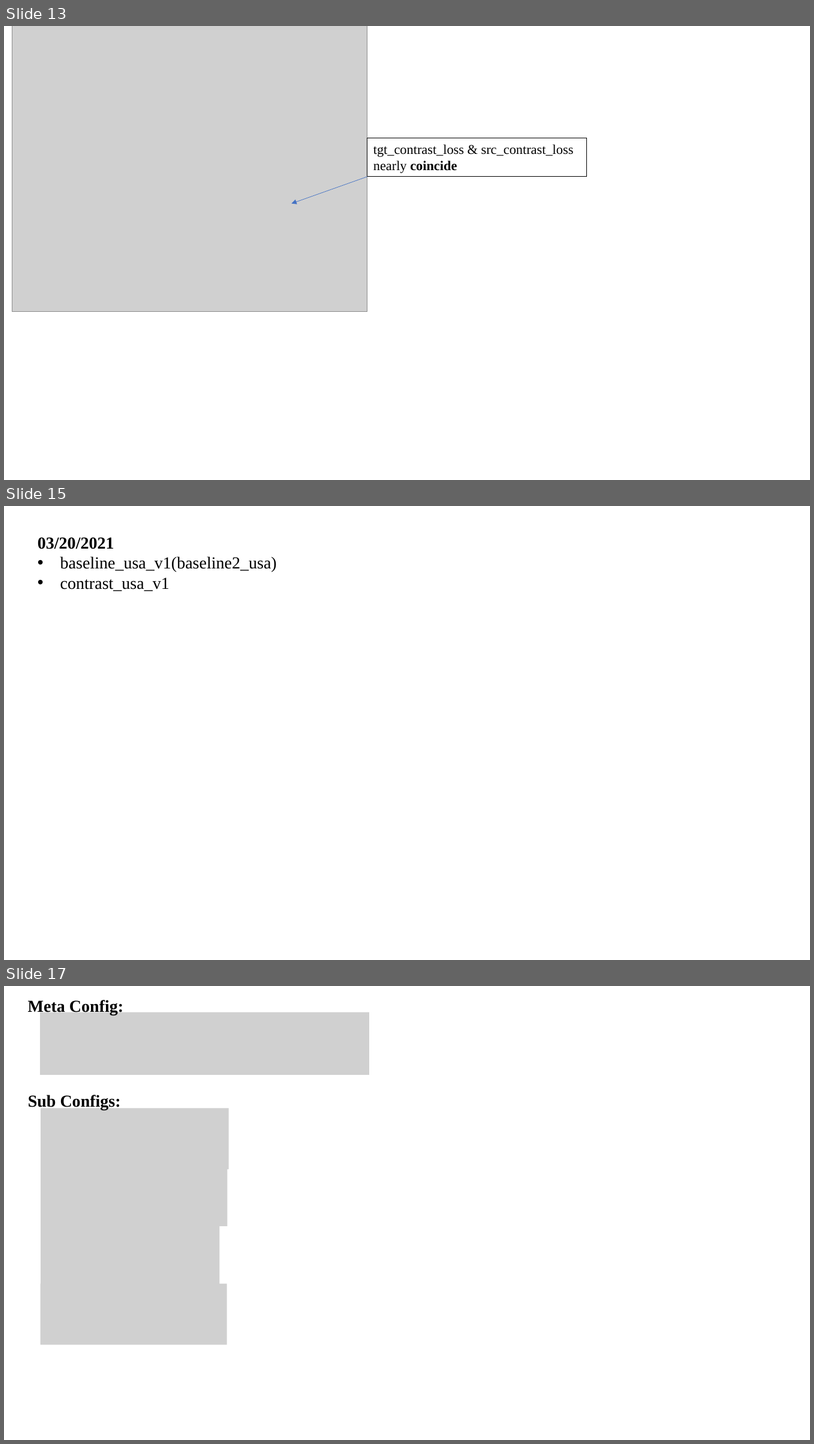
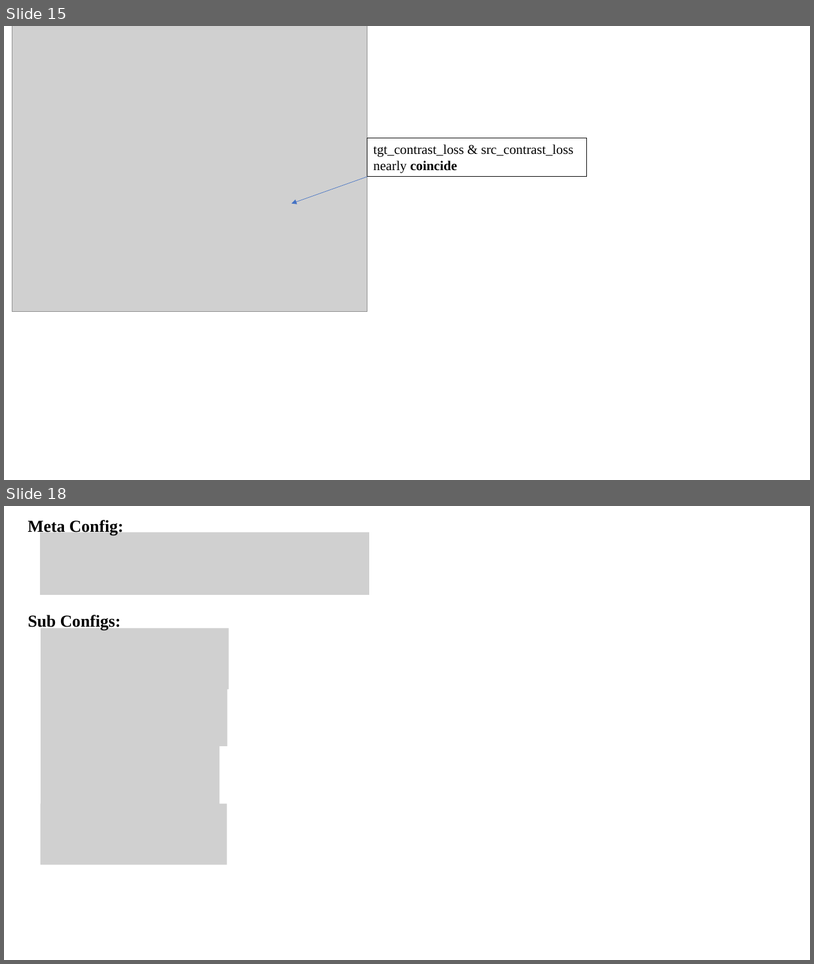
Before and after one commit to XYHC-MMDA/Multi-modal-Multi-task-DA, a slide deck: demo/latest.pptx. Shown one above the other, each under a label of ours: slides 13, 15 and 17 before the commit, slides 15 and 18 after it; the slides between them are not shown. The pictures are 814x1444 and 814x964 pixels, drawn with LibreOffice and Linux fonts; fonts in the diff are those of the drawing; grey boxes stand for pictures. Boxes give left, top, right and bottom in pixels: in the first picture for what was removed or moved away, otherwise in the second. Text is boxed around its words. In the diff, an @@ line names an element or a change of style, - is before the commit and + after.

```diff
--- a/demo/latest.pptx
+++ b/demo/latest.pptx
@@ slide 15 removed at (x1=4, y1=506, x2=810, y2=960), background #FFFFFF @@
@@ text removed at (x1=38, y1=537, x2=277, y2=591) @@
-03/20/2021
-• baseline_usa_v1(baseline2_usa)
-• contrast_usa_v1
@@ what was slide 13 is now slide 15 @@
@@ what was slide 17 is now slide 18 @@
```
Also in this commit, not shown: 8 slides changed, 4 slides added, 3 other slides removed.
